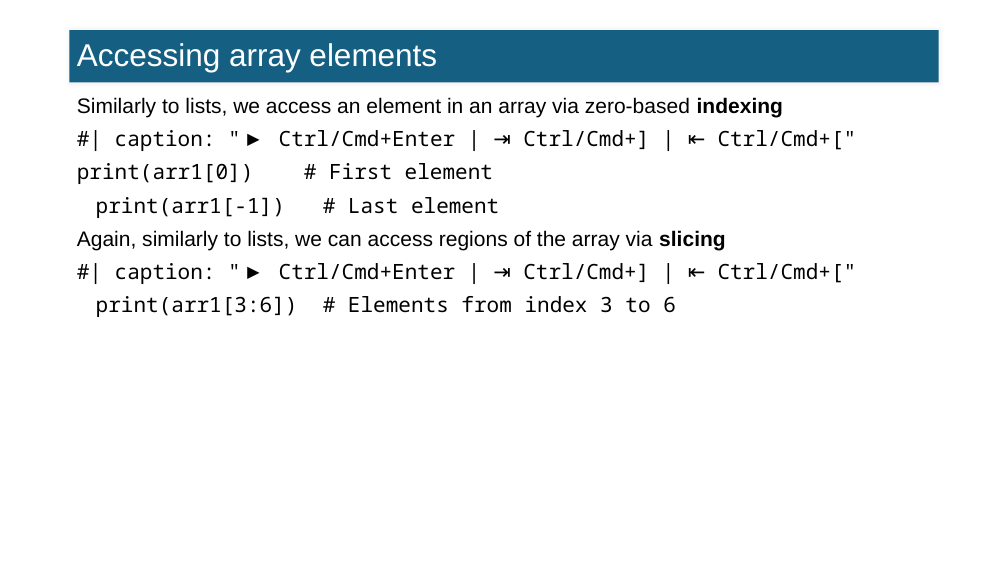
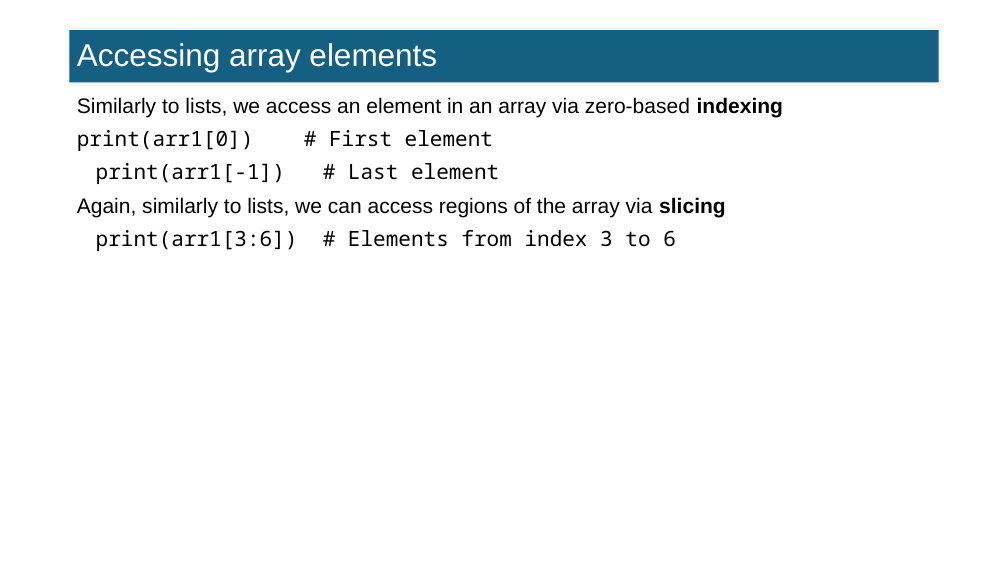
Before and after one commit to FTurci/intro-coding-data-analysis, a slide deck: slide 10 of slides/07_intro_numpy_slides.pptx. Drawn at 1008x567 pixels with LibreOffice and Linux fonts; fonts in the diff are those of the drawing. Boxes give left, top, right and bottom in pixels: in the first picture for what was removed or moved away, otherwise in the second. Text is boxed around its words. In the diff, an @@ line names an element or a change of style, - is before the commit and + after.

```diff
--- a/slides/07_intro_numpy_slides.pptx
+++ b/slides/07_intro_numpy_slides.pptx
@@ text at (77,130,499,184): text changed @@
-#| caption: "▶ Ctrl/Cmd+Enter | ⇥ Ctrl/Cmd+] | ⇤ Ctrl/Cmd+["
-print(arr1[0]) # First element
-print(arr1[-1]) # Last element
+print(arr1[0]) # First element
+print(arr1[-1]) # Last element
@@ text at (96,230,676,251): text changed @@
-#| caption: "▶ Ctrl/Cmd+Enter | ⇥ Ctrl/Cmd+] | ⇤ Ctrl/Cmd+["
-print(arr1[3:6]) # Elements from index 3 to 6
+print(arr1[3:6]) # Elements from index 3 to 6
```
Also in this commit, not shown: 9 other slides changed, 55 other files.
